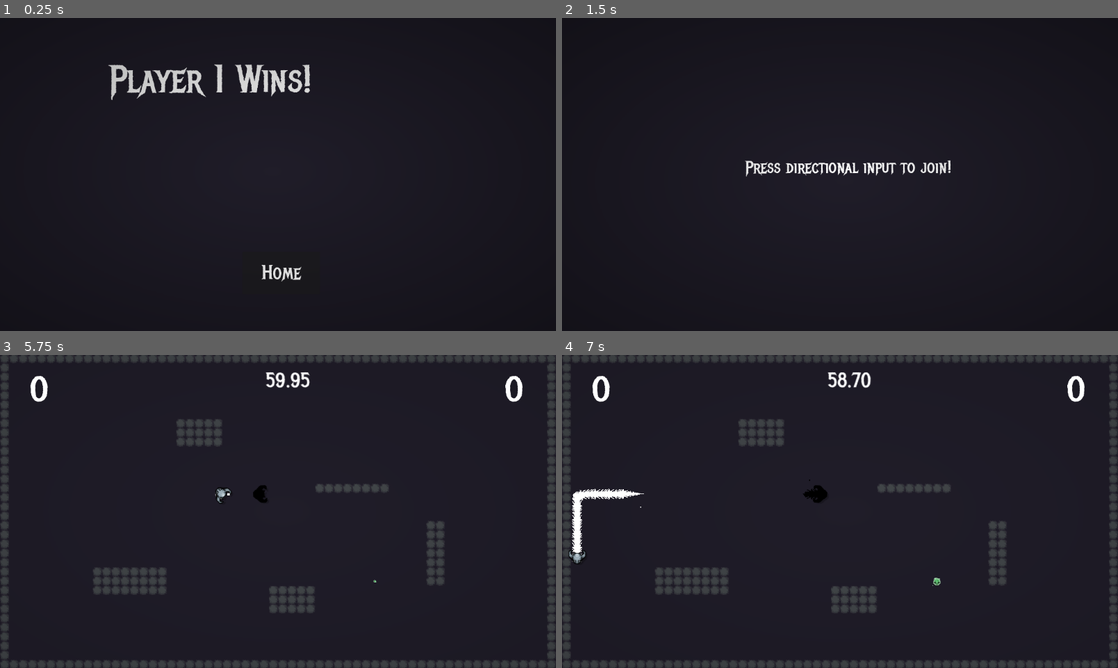
Above: before the commit, frames 1-4 (two rows, left to right).
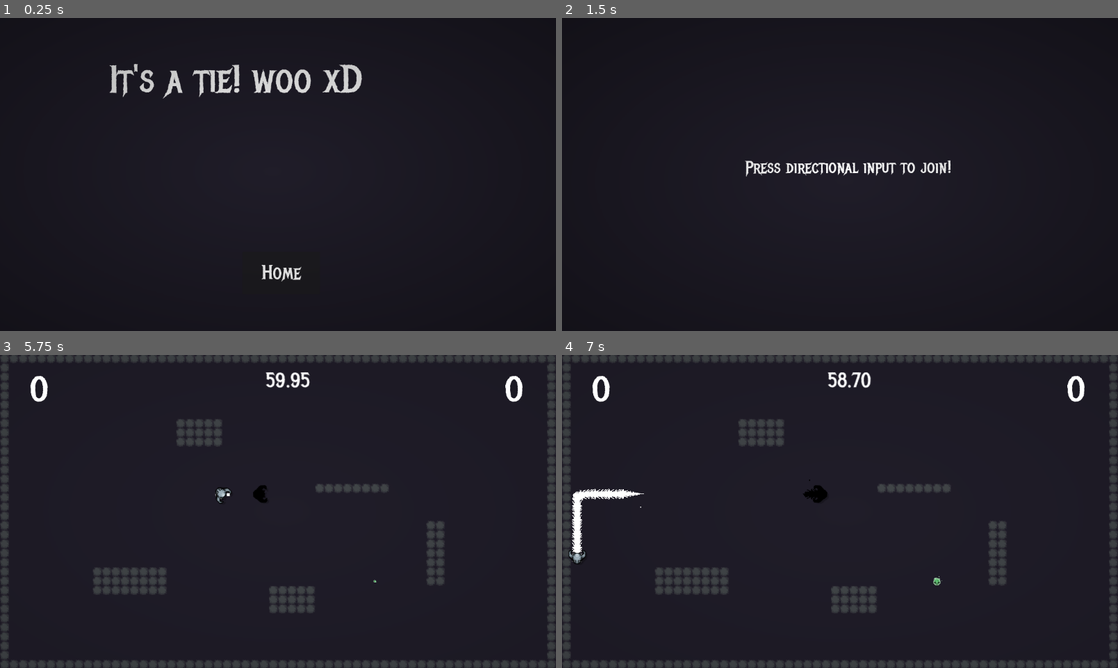
Above: after the commit, the same moments.

Repository: reniby/catfight
Game: Godot game, scene res://scenes/end_screen.tscn
The game is run twice, just before and just after one commit, with the same random seed, the same clock (stepped at 60 frames per second) and the same inputs. This scene is started directly instead of the project's main scene.
Inputs:
- Up to frame 1 (0.25 s): no input
- Up to frame 2 (1.5 s): click "Home" at 0.5 s; click "Timed" at 1.25 s
- Up to frame 3 (5.75 s): tap Enter (dash_p4) at 2, 4.35 s; hold Right (right_p1) 2.03-2.78 s; tap Shift (dash_p1) at 2.1 s; hold Down (down_p1) 2.78-3.53 s; tap Space (dash_p2) at 2.85 s; hold Right (right_p1) 3.53-4.28 s; tap Ctrl (dash_p3) at 3.6 s; hold Up (up_p1) 4.28-5.03 s; hold Left (left_p1) from 5.03 s (still down); tap G (down_p2) at 5.1 s; tap Escape (start) at 5.65 s
- Up to frame 4 (7 s): tap F (left_p2) at 5.85 s; release Left (left_p1) at 6.53 s; hold Down (down_p1) from 6.53 s (still down); tap H (right_p2) at 6.6 s

The runs differ from the first frame. In frame 1, 2.1% of the frame differs, in the area x 19-66%, y 14-27%; in frame 2, nothing differs; in frame 3, less than 0.1%; in frame 4, less than 0.1%.

Commit message:
pickup abstraction

Diff:
--- a/project.godot
+++ b/project.godot
@@ -12,7 +12,7 @@
 
 config/name="catfight"
 run/main_scene="res://scenes/menu.tscn"
-config/features=PackedStringArray("4.3", "GL Compatibility")
+config/features=PackedStringArray("4.4", "GL Compatibility")
 config/icon="res://icon.svg"
 
 [autoload]
--- a/scenes/character_select.tscn
+++ b/scenes/character_select.tscn
@@ -76,7 +76,6 @@
 grow_horizontal = 2
 grow_vertical = 2
 theme_override_font_sizes/font_size = 36
-text = "asdfasdf"
 horizontal_alignment = 1
 vertical_alignment = 1
 
--- a/scenes/coin.tscn
+++ /dev/null
@@ -1,85 +0,0 @@
-[gd_scene load_steps=9 format=3 uid="uid://cowem0i0pp2jf"]
-
-[ext_resource type="Script" path="res://scripts/coin.gd" id="1_dulcj"]
-[ext_resource type="Texture2D" uid="uid://bxxtm2bgl27te" path="res://assets/collectible-spirit.png" id="2_2b6wr"]
-
-[sub_resource type="Curve" id="Curve_i64fm"]
-_data = [Vector2(0.0406504, 0.981831), 0.0, 0.0, 0, 0, Vector2(0.833333, 0), 0.0, 0.0, 0, 0]
-point_count = 2
-
-[sub_resource type="AtlasTexture" id="AtlasTexture_6elf1"]
-atlas = ExtResource("2_2b6wr")
-region = Rect2(0, 0, 22, 22)
-
-[sub_resource type="AtlasTexture" id="AtlasTexture_2ln0u"]
-atlas = ExtResource("2_2b6wr")
-region = Rect2(22, 0, 22, 22)
-
-[sub_resource type="AtlasTexture" id="AtlasTexture_l83m1"]
-atlas = ExtResource("2_2b6wr")
-region = Rect2(44, 0, 22, 22)
-
-[sub_resource type="SpriteFrames" id="SpriteFrames_0vmkb"]
-animations = [{
-"frames": [{
-"duration": 1.0,
-"texture": SubResource("AtlasTexture_6elf1")
-}, {
-"duration": 1.0,
-"texture": SubResource("AtlasTexture_2ln0u")
-}, {
-"duration": 1.0,
-"texture": SubResource("AtlasTexture_l83m1")
-}],
-"loop": true,
-"name": &"default",
-"speed": 8.0
-}]
-
-[sub_resource type="CircleShape2D" id="CircleShape2D_mx3en"]
-
-[node name="Coin" type="Node2D"]
-script = ExtResource("1_dulcj")
-
-[node name="CollectionParticles" type="CPUParticles2D" parent="."]
-emitting = false
-amount = 25
-lifetime = 2.0
-one_shot = true
-explosiveness = 1.0
-randomness = 1.0
-spread = 180.0
-gravity = Vector2(0, 0)
-initial_velocity_min = 10.0
-initial_velocity_max = 50.0
-scale_amount_curve = SubResource("Curve_i64fm")
-color = Color(0.713726, 0.909804, 0.74902, 1)
-
-[node name="AmbientParticles" type="CPUParticles2D" parent="."]
-amount = 4
-spread = 180.0
-gravity = Vector2(0, 0)
-initial_velocity_min = 10.0
-initial_velocity_max = 14.0
-color = Color(0.713726, 0.909804, 0.74902, 1)
-
-[node name="Sprite2D" type="AnimatedSprite2D" parent="."]
-sprite_frames = SubResource("SpriteFrames_0vmkb")
-autoplay = "default"
-frame_progress = 0.0799927
-
-[node name="Area2D" type="Area2D" parent="."]
-scale = Vector2(0.6, 0.6)
-collision_layer = 4
-collision_mask = 4
-
-[node name="CollisionShape2D" type="CollisionShape2D" parent="Area2D"]
-position = Vector2(0, 0.15625)
-scale = Vector2(1.6, 1.6)
-shape = SubResource("CircleShape2D_mx3en")
-
-[node name="CoinTimer" type="Timer" parent="."]
-one_shot = true
-
-[connection signal="body_entered" from="Area2D" to="." method="_on_area_2d_body_entered"]
-[connection signal="timeout" from="CoinTimer" to="." method="_on_coin_timer_timeout"]
--- /dev/null
+++ b/scenes/pickup.tscn
@@ -0,0 +1,70 @@
+[gd_scene load_steps=8 format=3 uid="uid://cowem0i0pp2jf"]
+
+[ext_resource type="Script" uid="uid://doo2ym4432gsg" path="res://scripts/coin.gd" id="1_7cqbe"]
+[ext_resource type="Texture2D" uid="uid://bxxtm2bgl27te" path="res://assets/collectible-spirit.png" id="2_gyxxy"]
+
+[sub_resource type="RectangleShape2D" id="RectangleShape2D_1b022"]
+size = Vector2(40.25, 39.6875)
+
+[sub_resource type="AtlasTexture" id="AtlasTexture_6elf1"]
+atlas = ExtResource("2_gyxxy")
+region = Rect2(0, 0, 22, 22)
+
+[sub_resource type="AtlasTexture" id="AtlasTexture_2ln0u"]
+atlas = ExtResource("2_gyxxy")
+region = Rect2(22, 0, 22, 22)
+
+[sub_resource type="AtlasTexture" id="AtlasTexture_l83m1"]
+atlas = ExtResource("2_gyxxy")
+region = Rect2(44, 0, 22, 22)
+
+[sub_resource type="SpriteFrames" id="SpriteFrames_0vmkb"]
+animations = [{
+"frames": [{
+"duration": 1.0,
+"texture": SubResource("AtlasTexture_6elf1")
+}, {
+"duration": 1.0,
+"texture": SubResource("AtlasTexture_2ln0u")
+}, {
+"duration": 1.0,
+"texture": SubResource("AtlasTexture_l83m1")
+}],
+"loop": true,
+"name": &"default",
+"speed": 8.0
+}]
+
+[node name="Pickup" type="Node2D"]
+script = ExtResource("1_7cqbe")
+pickup_type = "Coin"
+
+[node name="AmbientParticles" type="CPUParticles2D" parent="."]
+amount = 4
+spread = 180.0
+gravity = Vector2(0, 0)
+initial_velocity_min = 10.0
+initial_velocity_max = 14.0
+color = Color(0.713726, 0.909804, 0.74902, 1)
+
+[node name="Area2D" type="Area2D" parent="."]
+collision_layer = 4
+collision_mask = 4
+
+[node name="CollisionShape2D" type="CollisionShape2D" parent="Area2D"]
+position = Vector2(0, 0.15625)
+shape = SubResource("RectangleShape2D_1b022")
+
+[node name="PickupTimer" type="Timer" parent="."]
+one_shot = true
+
+[node name="Sprites" type="Node2D" parent="."]
+
+[node name="CoinSprite" type="AnimatedSprite2D" parent="Sprites"]
+visible = false
+sprite_frames = SubResource("SpriteFrames_0vmkb")
+autoplay = "default"
+frame_progress = 0.0799927
+
+[connection signal="body_entered" from="Area2D" to="." method="_on_area_2d_body_entered"]
+[connection signal="timeout" from="PickupTimer" to="." method="_on_coin_timer_timeout"]
--- a/scripts/catfight.gd
+++ b/scripts/catfight.gd
@@ -1,6 +1,6 @@
 extends Node2D
 
-@export var coin_scene: PackedScene = preload("res://scenes/coin.tscn")
+@export var pickup_scnene: PackedScene = preload("res://scenes/pickup.tscn")
 @onready var player_scores: Array[Label] = [$Labels/P1, $Labels/P2, $Labels/P3, $Labels/P4]
 
 var player_scene: PackedScene = preload("res://scenes/player.tscn")
@@ -14,7 +14,9 @@
 
 func _ready():
 	for i in range(Globals.numPlayers-1):
-		add_child(coin_scene.instantiate())
+		var child = pickup_scnene.instantiate()
+		child.pickup_type = "Coin"
+		add_child(child)
 	for i in range(len(Globals.players)):
 		if Globals.players[i]:
 			var child = player_scene.instantiate()
@@ -31,10 +33,8 @@
 func _on_game_timer_timeout() -> void:
 	var winners = find_all_indices(Globals.scores, Globals.scores.max())
 
-	if len(winners) ==  1:
+	if len(winners) == 1:
 		Globals.winner = winners[0] + 1
-	else:
-		Globals.winner = 0
 	get_tree().change_scene_to_file("res://scenes/end_screen.tscn")
 
 func find_all_indices(array_to_search: Array, target_element) -> Array:
--- a/scripts/character_select.gd
+++ b/scripts/character_select.gd
@@ -58,12 +58,10 @@
 					if tween.is_running() and tween.is_valid():
 						tween.stop()
 
-
 		if Globals.players[player]:
 			labels[player].text = "Player %d Joined\nPress again to leave" % (player+1)
 		else:
 			labels[player].text = ""
-
 
 	if Globals.numPlayers > 1:
 		press_play.text = "Press directional input to join!\nPress esc to play!"
--- a/scripts/coin.gd
+++ b/scripts/coin.gd
@@ -1,14 +1,25 @@
 extends Node2D
-@onready var particles: CPUParticles2D = $AmbientParticles
 
 var max_y: int = 250
 var max_x: int = 460
 var rng = RandomNumberGenerator.new()
+
 @onready var area: Area2D = $Area2D
-@onready var sprite: AnimatedSprite2D = $Sprite2D
-@onready var coin_timer: Timer = $CoinTimer
+@onready var sprite: AnimatedSprite2D
+@onready var particles: CPUParticles2D = $AmbientParticles
+
+@onready var coin_sprite: AnimatedSprite2D = $Sprites/CoinSprite
+@onready var pickup_timer: Timer = $PickupTimer
+@onready var pickup_behavior: Callable
+
+@export_enum("Coin", "Speed") var pickup_type: String
 
 func _ready() -> void:
+	if pickup_type == "Coin":
+		sprite = coin_sprite
+		pickup_timer.wait_time = 1
+		pickup_behavior = Callable(self, "coin_behavior")
+	sprite.visible = true
 	choose_location()
 
 func _physics_process(_delta: float) -> void:
@@ -16,8 +27,8 @@
 
 	for body in area.get_overlapping_bodies():
 		if body is CharacterBody2D:
-			Globals.scores[body.player] += 1
-			coin_timer.start()
+			pickup_behavior.call(body.player)
+			pickup_timer.start()
 
 		sprite.visible = false
 
@@ -29,7 +40,7 @@
 		choose_location()
 
 
-	if not overlapping and not coin_timer.time_left:
+	if not overlapping and not pickup_timer.time_left:
 		sprite.set_deferred("visible", true)
 		particles.emitting = true
 		particles.visible = true
@@ -41,11 +52,10 @@
 		tween.set_parallel()
 		tween.tween_property(sprite, "scale", Vector2(1,1), 0.3)
 
-
 func choose_location():
 	var x = rng.randf_range(-max_x / 2, max_x / 2)
 	var y = rng.randf_range(-max_y / 2, max_y / 2)
 	position = Vector2(x, y)
 
-func emit():
-	particles.emitting = true
+func coin_behavior(player):
+	Globals.scores[player] += 1
--- a/scripts/globals.gd
+++ b/scripts/globals.gd
@@ -3,12 +3,12 @@
 var numPlayers = 0
 var players = [false,false,false,false]
 var mode = 0
-var winner = 1
+var winner = 0
 var scores = [0, 0, 0, 0]
 
 func resetGlobals():
 	numPlayers = 0
 	players = [false,false,false,false]
 	mode = 0
-	winner = 1
+	winner = 0
 	scores = [0, 0, 0, 0]
--- a/scripts/score_screen.gd
+++ b/scripts/score_screen.gd
@@ -5,7 +5,6 @@
 		text = "It's a tie! woo xD"
 	else:
 		text = "Player " + str(Globals.winner) + " Wins!"
-	#text += "\n P1: " + str(Globals.scores[0]) + " vs P2: " + str(Globals.scores[1]) + " "
 
 	for i in range(len(Globals.players)):
 		if Globals.players[i]:
Not shown, changed: assets/fonts/Jacquard12-Regular.ttf.import
Not shown, changed: assets/fonts/MetalMania-Regular.ttf.import
Not shown, changed: brackeys_platformer_assets 2/fonts/PixelOperator8-Bold.ttf.import
Not shown, changed: brackeys_platformer_assets 2/fonts/PixelOperator8.ttf.import
Not shown: 1 places in scenes/player.tscn that only renumber resources
Not shown: 1 places in scenes/trail.tscn that only renumber resources
